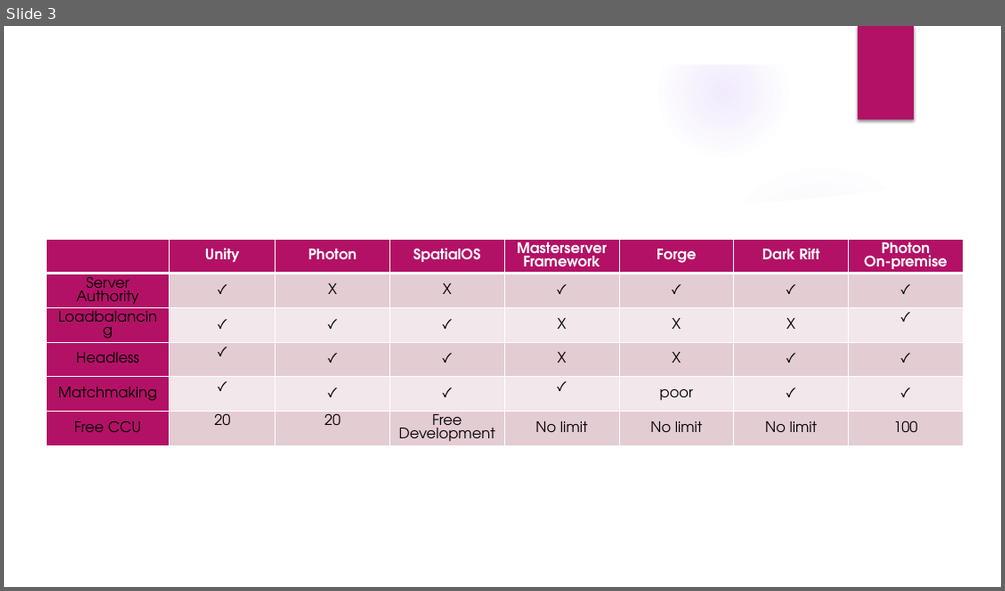
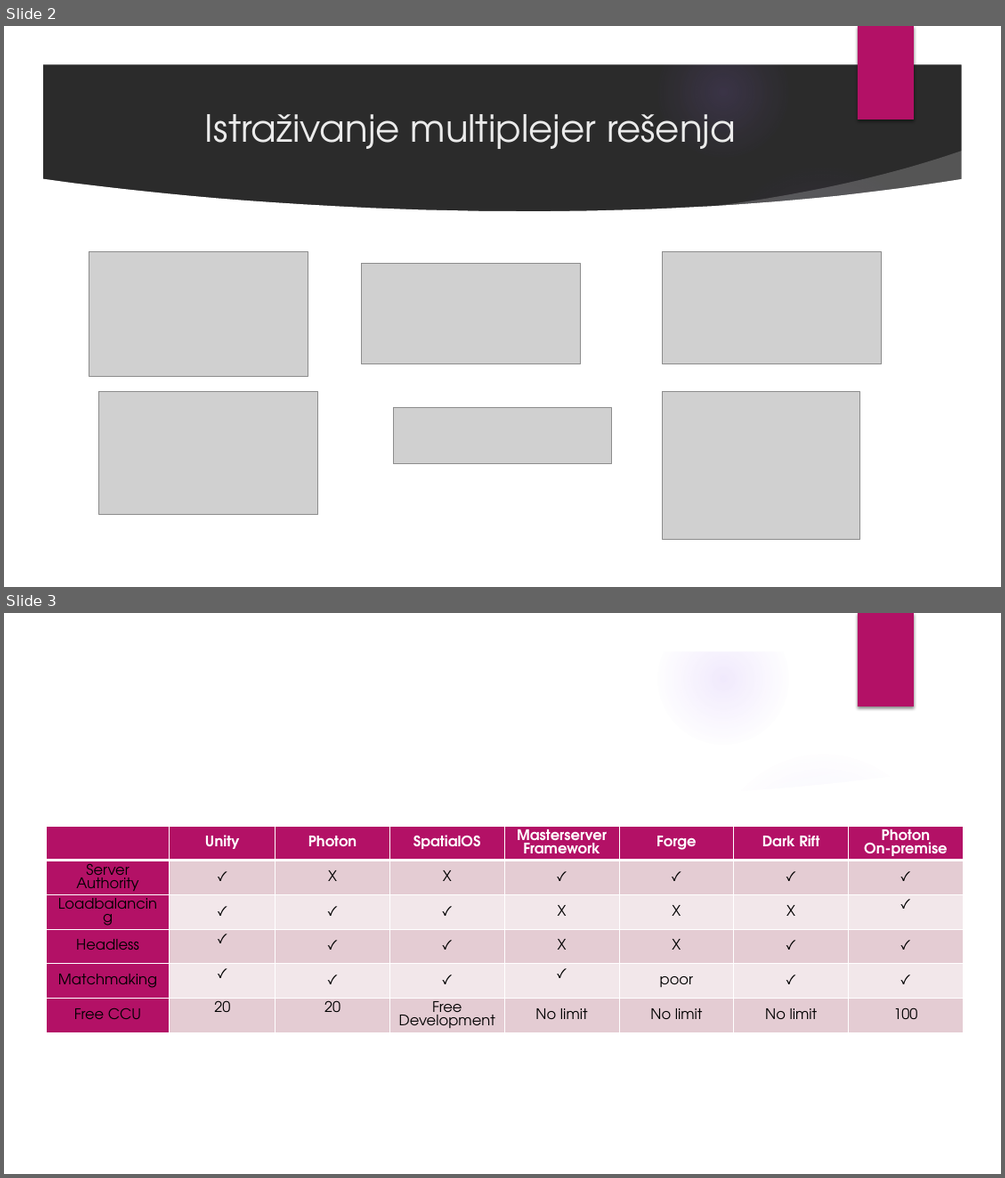
Before and after one commit to DavidManic/MineSweepersServer, a slide deck: Prezentacija.pptx. Shown one above the other, each under a label of ours: slide 3 before the commit, slides 2 and 3 after it. The pictures are 1005x591 and 1005x1178 pixels, drawn with LibreOffice and Linux fonts; fonts in the diff are those of the drawing; grey boxes stand for pictures; background and template pictures are left out; a plain dark background stands for a picture behind light text. Boxes give left, top, right and bottom in pixels: in the first picture for what was removed or moved away, otherwise in the second. Text is boxed around its words. In the diff, an @@ line names an element or a change of style, - is before the commit and + after.

```diff
--- a/Prezentacija.pptx
+++ b/Prezentacija.pptx
@@ slide 2 added at (4,26,1001,587), background picture (left out); not listed: 9 template elements that a slide beside it also shows @@
@@ title added at (205,114,736,149), 36 pt, text #EBEBEB @@
+Istraživanje multiplejer rešenja
@@ picture added at (89,251,308,376) @@
@@ picture added at (362,263,581,364) @@
@@ picture added at (663,252,882,364) @@
@@ picture added at (98,391,317,515) @@
@@ picture added at (663,391,860,539) @@
@@ picture added at (393,408,612,464) @@
```
Also in this commit, not shown: 4 slides changed, 12 other slides added, 14 slides removed, 1 other file.
